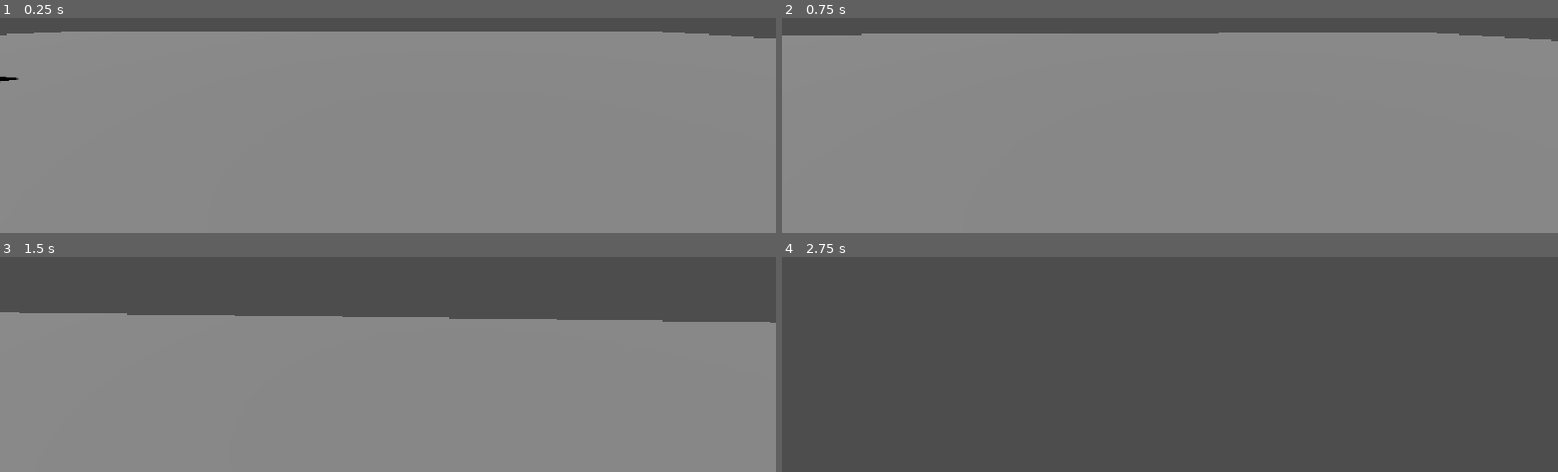
Above: before the commit, frames 1-4 (two rows, left to right).
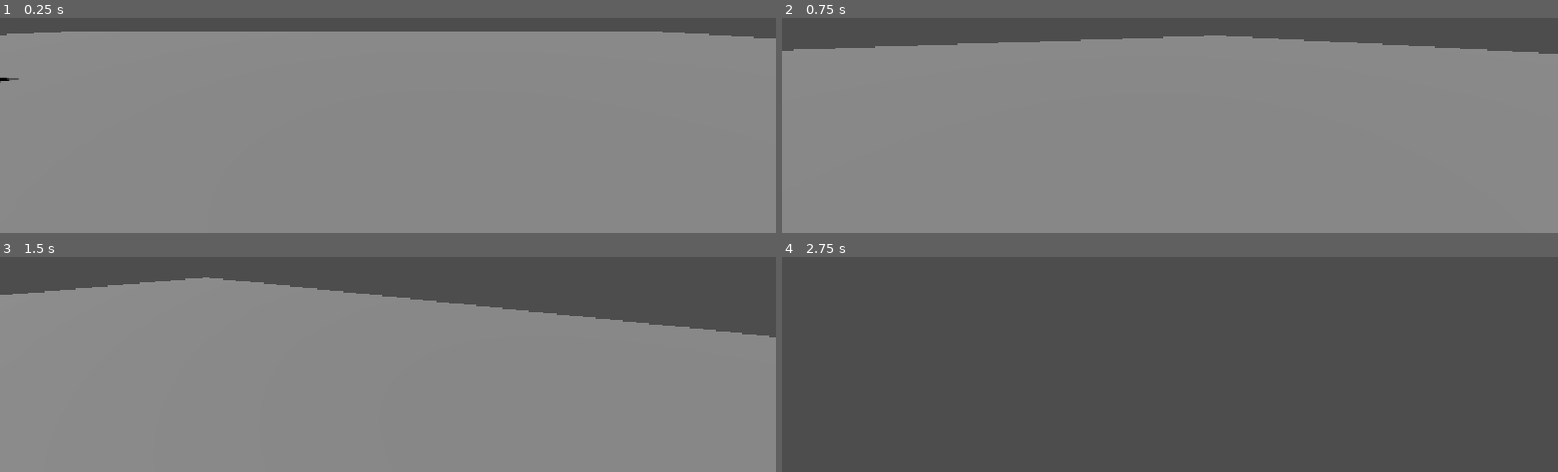
Above: after the commit, the same moments.

Repository: HoangM-Huy/Driving_Game_Project
Game: Godot game, scene res://main.tscn
Same seed, same stepped clock (60 frames per second), same inputs: the game is played once before the commit and once after it.
Inputs (mouse positions are in pixels of both pictures, inside the frame that each line leads up to):
- Up to frame 1 (0.25 s): no input
- Up to frame 2 (0.75 s): tap Enter at 0.5 s; move the mouse to (outside the picture) at 0.52 s; hold W (move_forward) from 0.53 s (still down); tap Alt (Lock_Mouse, bound only after the commit) at 0.6 s
- Up to frame 3 (1.5 s): keep holding W (move_forward); tap Space (jump) at 0.77, 0.8, 1.07, 1.35 s; move the mouse to (outside the picture) at 1.27 s
- Up to frame 4 (2.75 s): keep holding W (move_forward); tap Space (jump) at 1.52, 1.82, 2.3 s; tap Alt (Lock_Mouse, bound only after the commit) at 1.55, 2.1 s; move the mouse to (outside the picture) at 2.02 s

The runs differ from the first frame. In frame 1, less than 0.1% of the frame differs, in the area x 0-3%, y 27-30%; in frame 2, 4.5%; in frame 3, 8.7%, in the area x 0-100%, y 9-38%; in frame 4, nothing differs.

Commit message:
player camera debugging

Diff:
--- a/driving-game/Player1.gd
+++ b/driving-game/Player1.gd
@@ -1,5 +1,4 @@
 extends CharacterBody3D
-
 
 # How fast the player moves in meters per second.
 @export var speed = 14
@@ -9,34 +8,48 @@
 var target_velocity = Vector3.ZERO
 @export var jump_impulse=20
 
+var look_dir: Vector2
+@onready var camera = $Player_camera
+var camera_sens = 50
+
+var LockMouse = false
+
 func _physics_process(delta):
-	var direction = Vector3.ZERO
+	#var direction = Vector3.ZERO
+	var camera_direction = $Player_camera.basis
 
-	if Input.is_action_pressed("move_right"):
-		direction.x += 1
-	if Input.is_action_pressed("move_left"):
-		direction.x -= 1
-	if Input.is_action_pressed("move_back"):
-		direction.z += 1
-	if Input.is_action_pressed("move_forward"):
-		direction.z -= 1
-
-	if direction != Vector3.ZERO:
-		direction = direction.normalized()
-		# Setting the basis property will affect the rotation of the node.
-		$Pivot.basis = Basis.looking_at(direction)
-
-	# Ground Velocity
-	target_velocity.x = direction.x * speed
-	target_velocity.z = direction.z * speed
+	var input_dir = Input.get_vector("move_left", "move_right", "move_forward", "move_back")
+	var direction = (transform.basis * Vector3(input_dir.x, 0, input_dir.y)).normalized()
+	if direction:
+		velocity.x = direction.x * speed
+		velocity.z = direction.z * speed
+	else:
+		velocity.x = move_toward(velocity.x, 0, speed)
+		velocity.z = move_toward(velocity.z, 0, speed)
 
 	# Vertical Velocity
 	if not is_on_floor(): # If in the air, fall towards the floor. Literally gravity
-		target_velocity.y = target_velocity.y - (fall_acceleration * delta)
+		velocity.y = velocity.y - (fall_acceleration * delta)
 	# Jumping.
 	if is_on_floor() and Input.is_action_just_pressed("jump"):
-		target_velocity.y = jump_impulse
+		velocity.y = jump_impulse
 
-	# Moving the Character
-	velocity = target_velocity
+	if Input.is_action_just_pressed("Lock_Mouse"):
+		LockMouse = !LockMouse
+		if LockMouse:
+			Input.set_mouse_mode(Input.MOUSE_MODE_CAPTURED)
+		else:
+			Input.set_mouse_mode(Input.MOUSE_MODE_VISIBLE)
+
+	_rotate_camera(delta)
 	move_and_slide()
+
+func _input(event: InputEvent):
+	if event is InputEventMouseMotion: look_dir = event.relative * 0.01
+
+func _rotate_camera(delta: float, sens_mod: float = 1.0):
+	var input = Input.get_vector("look_left", "look_right", "look_down", "look_up")
+	look_dir += input
+	rotation.y -= look_dir.x * camera_sens * delta
+	camera.rotation.x = clamp(camera.rotation.x - look_dir.y * camera_sens * sens_mod * delta, -1.5, 1.)
+	look_dir = Vector2.ZERO
--- a/driving-game/Player1.tscn
+++ b/driving-game/Player1.tscn
@@ -1,7 +1,6 @@
 [gd_scene format=4 uid="uid://ca32qu0a66ak5"]
 
 [ext_resource type="Script" uid="uid://wdc3bch6owg4" path="res://Player1.gd" id="1_xhfnw"]
-[ext_resource type="Script" uid="uid://bb26t07e6h3lg" path="res://player_camera.gd" id="2_5pxne"]
 
 [sub_resource type="CylinderShape3D" id="CylinderShape3D_8upip"]
 height = 2.242691
@@ -311,6 +310,23 @@
 blend_shape_mode = 0
 shadow_mesh = SubResource("ArrayMesh_1vigm")
 
+[sub_resource type="GDScript" id="GDScript_nkmm1"]
+script/source = "extends Camera3D
+
+func _ready() -> void:
+	Input.mouse_mode = Input.MOUSE_MODE_CAPTURED
+
+func _process(delta: float) -> void:
+	rotation.x = clamp(rotation.x, -1, 1)
+	Input.mouse_mode = Input.MOUSE_MODE_CAPTURED
+
+
+func _input(event):
+	if event is InputEventMouseMotion:
+		rotate(Vector3.UP, -event.relative.x * 0.001)
+		rotate_object_local(Vector3.RIGHT, -event.relative.y * 0.001)
+"
+
 [node name="Player" type="CharacterBody3D" unique_id=974651752]
 script = ExtResource("1_xhfnw")
 
@@ -386,7 +402,7 @@
 "ant_landscape": {}
 }
 
-[node name="Camera3D" type="Camera3D" parent="." unique_id=1710473718]
-transform = Transform3D(1, 0, 0, 0, 1, 0, 0, 0, 1, 0, 1.5, -0.1)
+[node name="Player_camera" type="Camera3D" parent="." unique_id=1710473718]
+transform = Transform3D(1, 0, 0, 0, 1, 0, 0, 0, 1, 0, 1.5, -0.2)
 current = true
-script = ExtResource("2_5pxne")
+script = SubResource("GDScript_nkmm1")
--- a/driving-game/car.gd
+++ b/driving-game/car.gd
@@ -17,5 +17,6 @@
 	rearRight.position = Vector3.ZERO
 
 func _physics_process(_delta: float) -> void:
-	steering = Input.get_axis("move_right", "move_left") * 0.4
-	engine_force = Input.get_axis("move_forward", "move_back") * 700
+	#steering = Input.get_axis("move_right", "move_left") * 0.4
+	#engine_force = Input.get_axis("move_forward", "move_back") * 700
+	pass
--- a/driving-game/player_camera.gd
+++ /dev/null
@@ -1,14 +0,0 @@
-extends Camera3D
-
-func _ready() -> void:
-	Input.mouse_mode = Input.MOUSE_MODE_CAPTURED
-
-func _process(delta: float) -> void:
-	rotation.x = clamp(rotation.x, -1, 1)
-	Input.mouse_mode = Input.MOUSE_MODE_CAPTURED
-
-
-func _input(event):
-	if event is InputEventMouseMotion:
-		rotate(Vector3.UP, -event.relative.x * 0.001)
-		rotate_object_local(Vector3.RIGHT, -event.relative.y * 0.001)
--- a/driving-game/project.godot
+++ b/driving-game/project.godot
@@ -51,6 +51,11 @@
 "events": [Object(InputEventKey,"resource_local_to_scene":false,"resource_name":"","device":-1,"window_id":0,"alt_press …(191 unchanged characters)…
 ]
 }
+Lock_Mouse={
+"deadzone": 0.2,
+"events": [Object(InputEventKey,"resource_local_to_scene":false,"resource_name":"","device":-1,"window_id":0,"alt_pressed":false,"shift_pressed":false,"ctrl_pressed":false,"meta_pressed":false,"pressed":false,"keycode":0,"physical_keycode":4194328,"key_label":0,"unicode":0,"location":0,"echo":false,"script":null)
+]
+}
 
 [physics]
 
Not shown, removed: driving-game/player_camera.gd.uid
